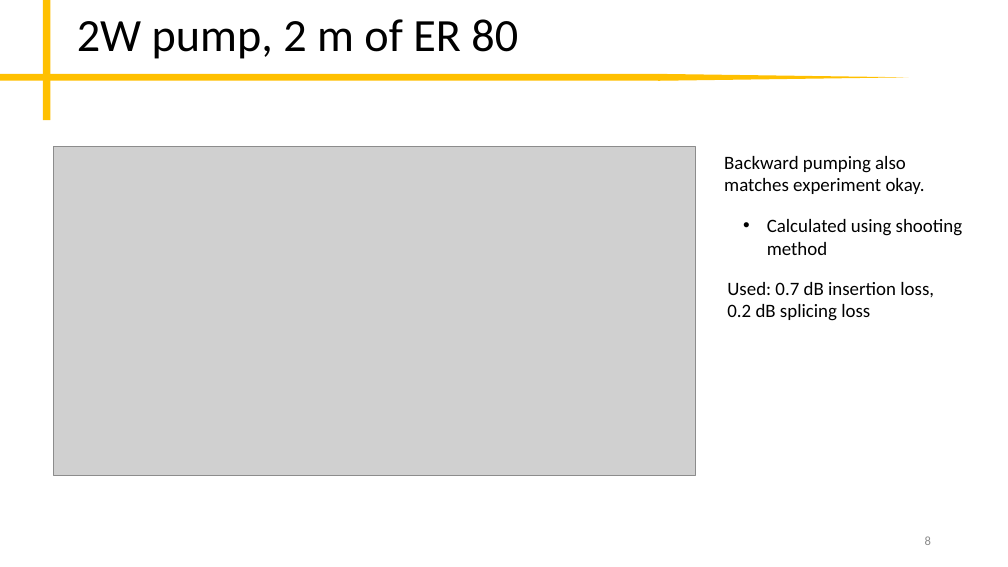
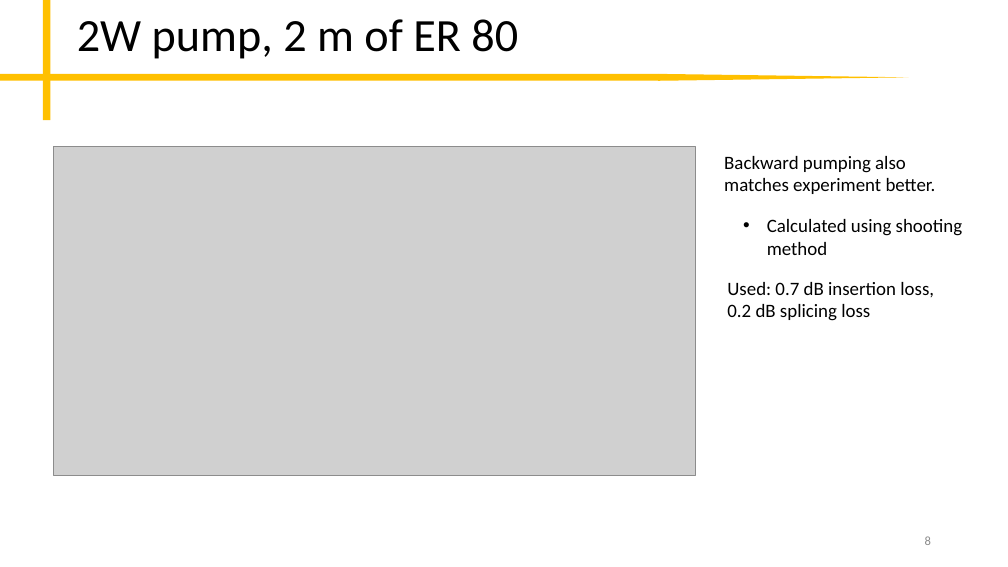
Before and after one commit to peter-chang62/Laser-Design-Scripts, a slide deck: slide 8 of memo.pptx. Drawn at 1008x567 pixels with LibreOffice and Linux fonts; fonts in the diff are those of the drawing; grey boxes stand for pictures. Boxes give left, top, right and bottom in pixels: in the first picture for what was removed or moved away, otherwise in the second. Text is boxed around its words. In the diff, an @@ line names an element or a change of style, - is before the commit and + after.

```diff
--- a/memo.pptx
+++ b/memo.pptx
@@ text at bbox=[724, 156, 936, 194]: text changed @@
-Backward pumping also matches experiment okay.
+Backward pumping also matches experiment better.
```
Also in this commit, not shown: 5 other slides changed, 4 slides added, 2 other files.
